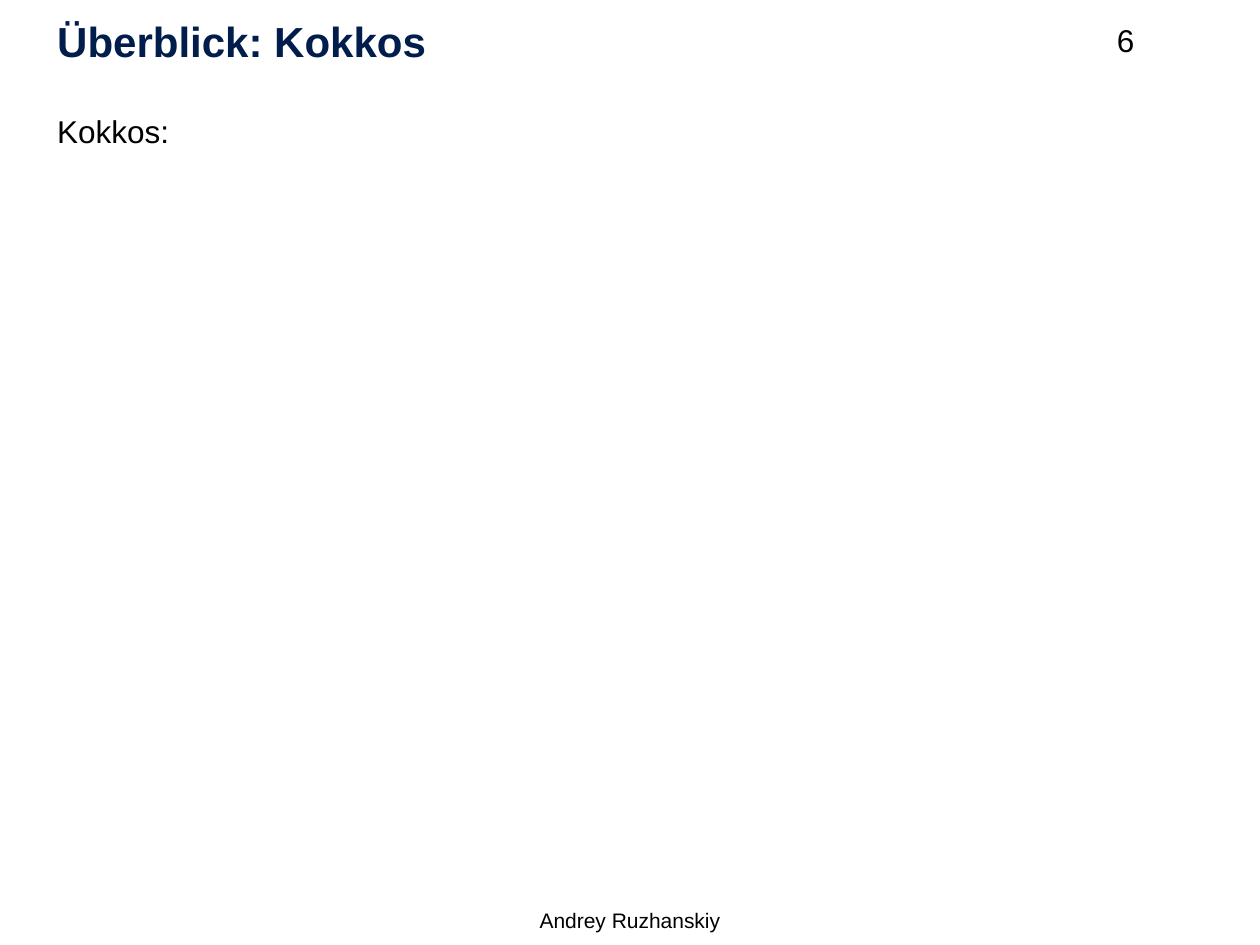
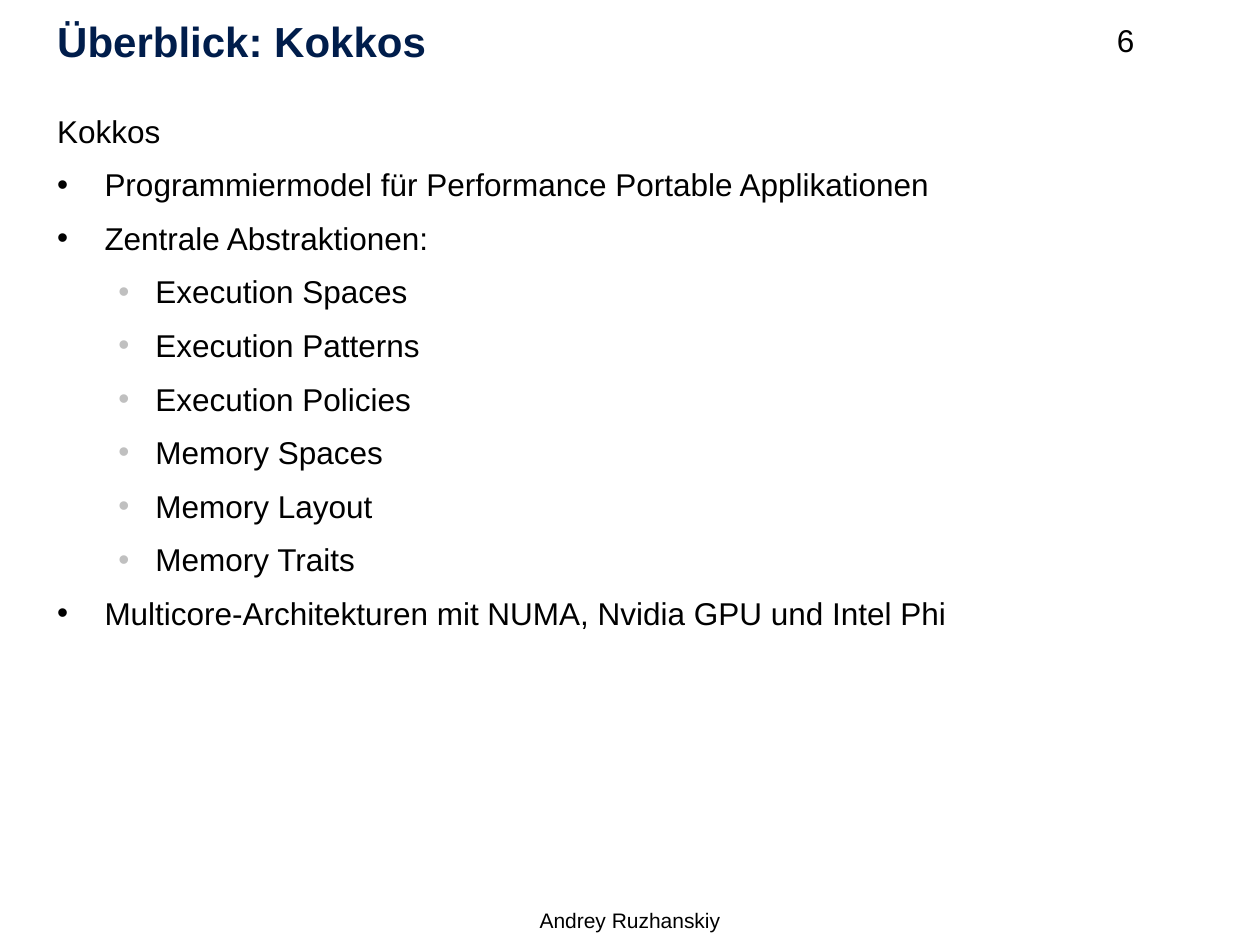
Before and after one commit to Setahero/HPC_Kokkos_HS, a slide deck: slide 6 of Hauptseminar HPC.pptx. Drawn at 1260x945 pixels with LibreOffice and Linux fonts; fonts in the diff are those of the drawing; background and template pictures are left out. Boxes give left, top, right and bottom in pixels: in the first picture for what was removed or moved away, otherwise in the second. Text is boxed around its words. In the diff, an @@ line names an element or a change of style, - is before the commit and + after.

```diff
--- a/Hauptseminar HPC.pptx
+++ b/Hauptseminar HPC.pptx
@@ text at (x1=57, y1=120, x2=945, y2=629): text changed @@
-Kokkos:
+Kokkos
+• Programmiermodel für Performance Portable Applikationen
+• Zentrale Abstraktionen:
+    • Execution Spaces
+    • Execution Patterns
+    • Execution Policies
+    • Memory Spaces
+    • Memory Layout
+    • Memory Traits
+• Multicore-Architekturen mit NUMA, Nvidia GPU und Intel Phi
```
Also in this commit, not shown: 3 other slides changed.
